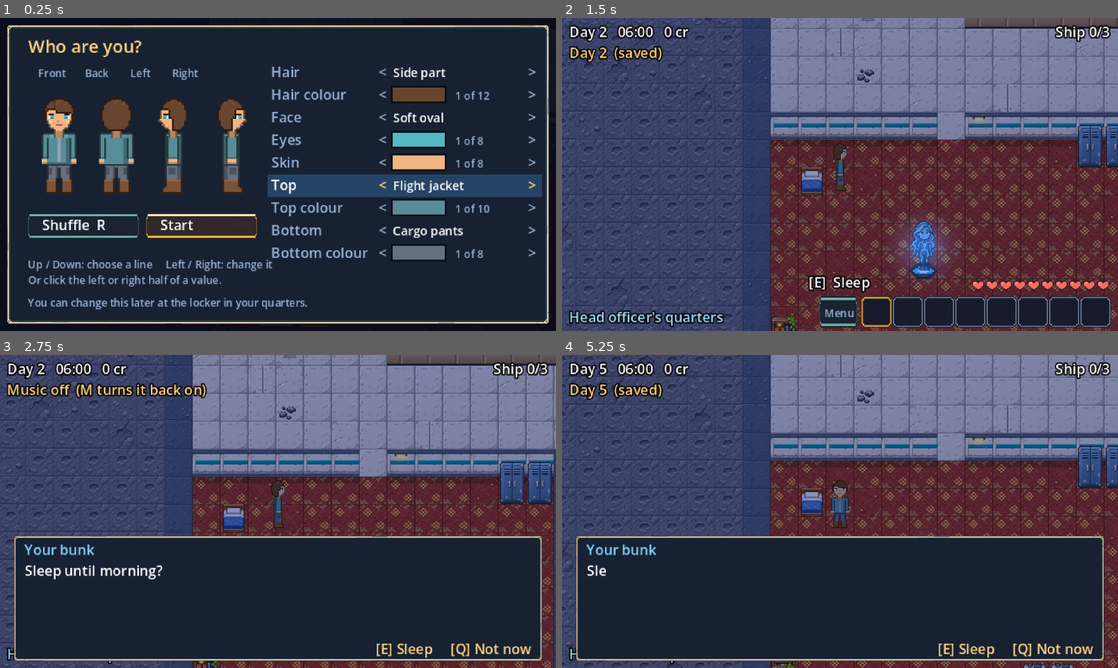
Above: before the commit, frames 1-4 (two rows, left to right).
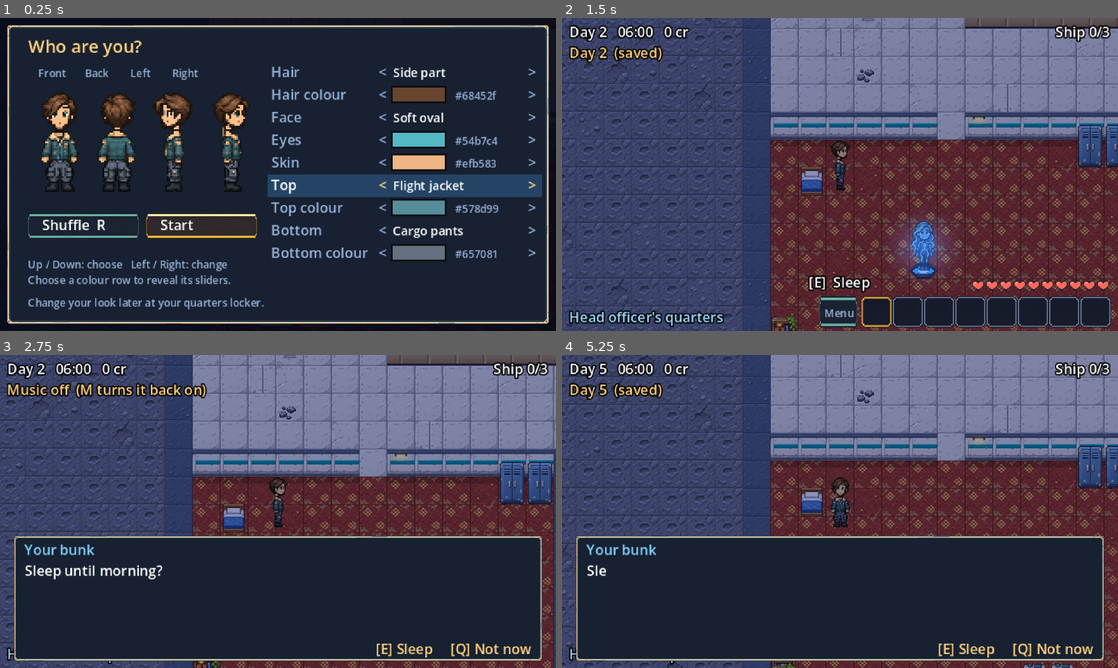
Above: after the commit, the same moments.

Repository: Antrisa/Project-Deneb
Game: Godot game, scene res://main.tscn
Same seed, same stepped clock (60 frames per second), same inputs: the game is played once before the commit and once after it. Sound files missing from this copy of the repository are replaced by a short silence.
Inputs (mouse positions are in pixels of both pictures, inside the frame that each line leads up to):
- Up to frame 1 (0.25 s): no input
- Up to frame 2 (1.5 s): tap Enter at 0.5 s; move the mouse to (962, 158) at 0.52 s; hold D (move_right) 0.53-1.25 s; hold Space (use) 0.53-1.25 s; click (962, 158) at 0.67 s; drag from (728, 190) to (812, 237) at 1.27 s
- Up to frame 3 (2.75 s): tap Space (use) at 2, 2.3 s; move the mouse to (333, 442) at 2.02 s; hold D (move_right) from 2.03 s (still down); hold M (music) from 2.03 s (still down); click (333, 442) at 2.17 s
- Up to frame 4 (5.25 s): release D (move_right) at 2.75 s; release M (music) at 2.75 s; tap Enter at 2.75 s; drag from (812, 574) to (673, 464) at 2.77 s; tap Space (use) at 3.5 s; move the mouse to (1006, 558) at 3.52 s; hold A (move_left) 3.53-4.25 s; hold Space (use) 3.53-4.25 s; tap R at 3.6 s; click (1006, 558) at 3.67 s; drag from (673, 464) to (756, 433) at 4.27 s; move the mouse to (867, 511) at 5.02 s; hold S (move_down) from 5.03 s (still down); hold Space (use) from 5.03 s (still down); tap F at 5.1 s; click (867, 511) at 5.17 s

The runs differ from the first frame. In frame 1, 7.2% of the frame differs, in the area x 5-90%, y 23-94%; in frame 2, 0.2%; in frame 3, 0.2%; in frame 4, 0.3%.

Commit message:
Player art v2: detailed layers with baked walk poses, colour sliders
- New player layers (128x1920: 3 poses per choice) with arm and leg movement
- player_maker.gd composites the baked poses; creator.gd gains hue,
  saturation and brightness sliders on colour lines
- Detailed fallback player.png; player art protected from the generator
- tests/player_art_test.gd checks layer pairings and colour controls
- Removed the placeholder layer generator (old layout)

Co-Authored-By: Claude Fable 5.2 <noreply@anthropic.com>
Claude-Session: https://claude.ai/code/session_013NFuzCtsXhGx4vnyseTSue

Diff:
--- a/scripts/creator.gd
+++ b/scripts/creator.gd
@@ -32,6 +32,11 @@
 var _sheet: Texture2D
 var _time := 0.0
 var _last_mouse := Vector2(-1, -1)
+var _color_drag := -1
+const COLOR_X := 38.0
+const COLOR_W := 108.0
+const COLOR_Y := 137.0
+const COLOR_H := 10.0
 
 
 func _ready() -> void:
@@ -46,6 +51,7 @@
 	look = maker.tidy(start_look)
 	first_time = is_first_time
 	row = 0
+	_color_drag = -1
 	open = true
 	_refresh()
 
@@ -58,7 +64,12 @@
 	_time += delta
 	if open:
 		var at: Vector2 = get_local_mouse_position()
-		if at != _last_mouse:
+		if _color_drag >= 0:
+			if Input.is_mouse_button_pressed(MOUSE_BUTTON_LEFT):
+				_set_color_axis(_color_drag, clampf((at.x - COLOR_X) / COLOR_W, 0.0, 1.0))
+			else:
+				_color_drag = -1
+		if at != _last_mouse and _color_drag < 0:
 			_last_mouse = at
 			var hit: int = _row_at(at)
 			if hit != -1:
@@ -89,6 +100,7 @@
 
 func _finish() -> void:
 	open = false
+	_color_drag = -1
 	world.sfx("quest", 1.2)
 	world.set_appearance(look)
 
@@ -123,6 +135,12 @@
 	if button != MOUSE_BUTTON_LEFT:
 		return
 	var at: Vector2 = get_local_mouse_position()
+	if _color_key() != "":
+		for axis in 3:
+			if Rect2(COLOR_X - 2, COLOR_Y + axis * COLOR_H - 2, COLOR_W + 4, 9).has_point(at):
+				_color_drag = axis
+				_set_color_axis(axis, clampf((at.x - COLOR_X) / COLOR_W, 0.0, 1.0))
+				return
 	if SHUFFLE.has_point(at):
 		_shuffle()
 	elif START.has_point(at):
@@ -204,11 +222,51 @@
 			var at: int = maxi(0, colours.find(look[key]))
 			draw_rect(Rect2(ROW_X + 70, y - 7, 30, 8), Color.html(look[key]))
 			draw_rect(Rect2(ROW_X + 69.5, y - 7.5, 31, 9), Color(0, 0, 0, 0.6), false, 1.0)
-			_txt(Vector2(ROW_X + 106, y), "%d of %d" % [at + 1, colours.size()], DIM, 6)
-
-	_txt(Vector2(16, 144), "Up / Down: choose a line     Left / Right: change it", DIM, 6)
-	_txt(Vector2(16, 153), "Or click the left or right half of a value.", DIM, 6)
-	if first_time:
-		_txt(Vector2(16, 166), "You can change this later at the locker in your quarters.", DIM, 6)
-	else:
-		_txt(Vector2(16, 166), "Enter or Esc when you're done.", DIM, 6)
+			_txt(Vector2(ROW_X + 106, y), str(look[key]), DIM, 6)
+
+	if _color_key() != "":
+		_draw_color_sliders()
+	else:
+		_txt(Vector2(16, 144), "Up / Down: choose   Left / Right: change", DIM, 6)
+		_txt(Vector2(16, 153), "Choose a colour row to reveal its sliders.", DIM, 6)
+		_txt(Vector2(16, 166), "Change your look later at your quarters locker.", DIM, 6)
+
+
+func _color_key() -> String:
+	var key: String = ROWS[row][0]
+	return key if MakerScript.PALETTES.has(key) else ""
+
+
+func _set_color_axis(axis: int, value: float) -> void:
+	var key: String = _color_key()
+	if key.is_empty():
+		return
+	var color: Color = Color.html(look[key])
+	var hsv := Vector3(color.h, color.s, color.v)
+	hsv[axis] = clampf(value, 0.0, 1.0)
+	var result: String = "#" + Color.from_hsv(hsv.x, hsv.y, hsv.z).to_html(false)
+	if result != look[key]:
+		look[key] = result
+		_refresh()
+
+
+func _draw_color_sliders() -> void:
+	var color: Color = Color.html(look[_color_key()])
+	var values := [color.h, color.s, color.v]
+	var labels := ["Hue", "Sat", "Light"]
+	for axis in 3:
+		var y: float = COLOR_Y + axis * COLOR_H
+		_txt(Vector2(16, y + 5), labels[axis], DIM, 6)
+		for x in int(COLOR_W):
+			var t: float = float(x) / (COLOR_W - 1.0)
+			var shade: Color
+			if axis == 0:
+				shade = Color.from_hsv(t, 0.8, 0.9)
+			elif axis == 1:
+				shade = Color.from_hsv(color.h, t, maxf(color.v, 0.3))
+			else:
+				shade = Color.from_hsv(color.h, color.s, t)
+			draw_rect(Rect2(COLOR_X + x, y, 1, 5), shade)
+		var knob: float = COLOR_X + values[axis] * (COLOR_W - 1)
+		draw_rect(Rect2(knob - 1, y - 1, 2, 7), Color.WHITE)
+	_txt(Vector2(16, 169), "Drag sliders. Arrows still cycle colour presets.", DIM, 6)
--- a/scripts/player_maker.gd
+++ b/scripts/player_maker.gd
@@ -2,7 +2,8 @@
 # Builds the player's walk sheet from layers: bottoms, tops, faces and hair, each recoloured.
 #
 # The layer files are in art/player/. Each is 4 directions across (down, up, left, right) and
-# 10 choices down, in 32x64 cells. Each has a "_mask" file saying which pixels take a colour:
+# 10 choices down, each with 3 pose rows (idle, step A, step B) in 32x64 cells.
+# Atlas size: 128x1920. Arm/leg articulation and waist overlap are baked into each layer. Each has a "_mask" file saying which pixels take a colour:
 # red = the layer's main colour (hair, top, bottom or skin), green = skin, blue = eyes.
 # This follows the same rules as the customizer tool that came with the art, so the two match.
 
@@ -33,17 +34,29 @@
 
 var _art := {}       # layer name -> Image
 var _mask := {}
+const ATLAS_SIZE := Vector2i(128, 1920)
+const CHOICE_HEIGHT := 192
 
 
 # Loads the layer pictures. Returns false if any are missing (the game then keeps art/player.png).
 func load_layers() -> bool:
+	var art := {}
+	var masks := {}
 	for k in LAYERS:
 		var art_path: String = "res://art/player/%s.png" % k
 		var mask_path: String = "res://art/player/%s_mask.png" % k
 		if not ResourceLoader.exists(art_path) or not ResourceLoader.exists(mask_path):
+			push_warning("Missing player layer: " + str(k))
 			return false
-		_art[k] = _image(art_path)
-		_mask[k] = _image(mask_path)
+		var img: Image = _image(art_path)
+		var mask: Image = _image(mask_path)
+		if img.get_size() != ATLAS_SIZE or mask.get_size() != ATLAS_SIZE:
+			push_warning("Player layers must be v2 animated 128x1920 atlases: " + str(k))
+			return false
+		art[k] = img
+		masks[k] = mask
+	_art = art
+	_mask = masks
 	return true
 
 
@@ -83,13 +96,13 @@
 	return out
 
 
-# One layer's chosen row (4 directions, 128x64), recoloured.
+# One choice's three baked poses (four directions, 128x192), recoloured.
 func _tinted(k: String, look: Dictionary) -> Image:
 	var choice: int = look[k]
 	var art_all: Image = _art[k]
 	var mask_all: Image = _mask[k]
-	var art: Image = art_all.get_region(Rect2i(0, choice * 64, 128, 64))
-	var mask: Image = mask_all.get_region(Rect2i(0, choice * 64, 128, 64))
+	var art: Image = art_all.get_region(Rect2i(0, choice * CHOICE_HEIGHT, 128, CHOICE_HEIGHT))
+	var mask: Image = mask_all.get_region(Rect2i(0, choice * CHOICE_HEIGHT, 128, CHOICE_HEIGHT))
 	var primary_key: String = PRIMARY[k]
 	var targets: Array = [Color.html(look[primary_key]), Color.html(look["skinColor"]), Color.html(look["eyeColor"])]
 	var px: PackedByteArray = art.get_data()
@@ -108,7 +121,7 @@
 			px[i + 1] = clampi(roundi(t.g8 * factor), 0, 255)
 			px[i + 2] = clampi(roundi(t.b8 * factor), 0, 255)
 		i += 4
-	return Image.create_from_data(128, 64, false, Image.FORMAT_RGBA8, px)
+	return Image.create_from_data(128, CHOICE_HEIGHT, false, Image.FORMAT_RGBA8, px)
 
 
 # Draws part of src onto dst, trimming anything that would fall outside dst.
@@ -127,33 +140,12 @@
 		dst.blend_rect(src, Rect2i(sx, sy, w, h), Vector2i(dx, dy))
 
 
-# The full walk sheet: 4 directions across, 3 rows (standing, step A, step B), 32x64 frames.
+# Composite the same baked frames used by the offline editor. No independent body shifts:
+# the shared waist overlap, shoulder pivots and hip pivots are already in the layers.
 func sheet(look_in: Dictionary) -> ImageTexture:
 	var look: Dictionary = tidy(look_in)
-	var strips := {}
+	var out: Image = Image.create_empty(128, 192, false, Image.FORMAT_RGBA8)
 	for k in LAYERS:
-		strips[k] = _tinted(k, look)
-	var out: Image = Image.create_empty(128, 192, false, Image.FORMAT_RGBA8)
-	for phase in 3:
-		for dir in 4:
-			var f: Image = Image.create_empty(32, 64, false, Image.FORMAT_RGBA8)
-			var sx: int = dir * 32
-			var bottoms: Image = strips["bottoms"]
-			if phase == 0:
-				_blend(f, bottoms, sx, 0, 32, 64, 0, 0)
-			else:
-				# Walking: the body above the shins stays put and the feet move.
-				_blend(f, bottoms, sx, 0, 32, 54, 0, 0)
-				if dir < 2:
-					_blend(f, bottoms, sx, 54, 16, 10, 0, 54 - (2 if phase == 1 else 0))
-					_blend(f, bottoms, sx + 16, 54, 16, 10, 16, 54 - (2 if phase == 2 else 0))
-				else:
-					var step: int = -2 if phase == 1 else 2
-					_blend(f, bottoms, sx, 54, 32, 10, step, 53)
-					_blend(f, bottoms, sx, 54, 32, 10, -step, 54)
-			var bob: int = -1 if phase > 0 else 0
-			for k in ["tops", "faces", "hair"]:
-				var layer: Image = strips[k]
-				_blend(f, layer, sx, 0, 32, 64, 0, bob)
-			out.blit_rect(f, Rect2i(0, 0, 32, 64), Vector2i(dir * 32, phase * 64))
+		var layer: Image = _tinted(k, look)
+		out.blend_rect(layer, Rect2i(0, 0, 128, 192), Vector2i.ZERO)
 	return ImageTexture.create_from_image(out)
--- /dev/null
+++ b/tests/player_art_test.gd
@@ -0,0 +1,97 @@
+extends SceneTree
+
+const Maker = preload("res://scripts/player_maker.gd")
+var failures: Array[String] = []
+
+func check(ok: bool, message: String) -> void:
+	if not ok:
+		failures.append(message)
+
+func _initialize() -> void:
+	var maker = Maker.new()
+	check(maker.load_layers(), "Animated layer atlases load")
+	if not failures.is_empty():
+		finish()
+		return
+	var baseline: Image = maker.sheet(maker.defaults()).get_image()
+	check(baseline.get_size() == Vector2i(128, 192), "Output size")
+	baseline.save_png("res://tests/godot_player.png")
+	# Every top/bottom pairing, all four directions and three poses: the waist has no air gap.
+	for top in 10:
+		for bottom in 10:
+			var look: Dictionary = maker.defaults()
+			look["tops"] = top
+			look["bottoms"] = bottom
+			var img: Image = maker.sheet(look).get_image()
+			for pose in 3:
+				for dir in 4:
+					for y in range(41, 47):
+						var occupied := false
+						for x in range(13, 19):
+							if img.get_pixel(dir * 32 + x, pose * 64 + y).a > 0.5:
+								occupied = true
+						check(occupied, "Waist gap: top %d bottom %d dir %d pose %d y %d" % [top, bottom, dir, pose, y])
+					for y in range(62, 64):
+						for x in 32:
+							check(img.get_pixel(dir * 32 + x, pose * 64 + y).a == 0.0, "Foot margin")
+	# All face/top pairs keep a connected neck and collar through body bobbing.
+	for face in 10:
+		for top in 10:
+			var look: Dictionary = maker.defaults()
+			look["faces"] = face
+			look["tops"] = top
+			var img: Image = maker.sheet(look).get_image()
+			for pose in 3:
+				for dir in 4:
+					for y in range(25, 31):
+						var occupied := false
+						for x in range(11, 22):
+							if img.get_pixel(dir * 32 + x, pose * 64 + y).a > 0.5:
+								occupied = true
+						check(occupied, "Neck gap: face %d top %d direction %d pose %d row %d" % [face, top, dir, pose, y])
+	# Every top visibly changes its arms between step A and B (not just a whole-body bob).
+	for top in 10:
+		var look: Dictionary = maker.defaults()
+		look["tops"] = top
+		var layer: Image = maker._tinted("tops", look)
+		for dir in 4:
+			var a: Image = layer.get_region(Rect2i(dir * 32, 64 + 31, 32, 18))
+			var b: Image = layer.get_region(Rect2i(dir * 32, 128 + 31, 32, 18))
+			check(a.get_data() != b.get_data(), "Arm phases identical: top %d direction %d" % [top, dir])
+	for bottom in 10:
+		var look: Dictionary = maker.defaults()
+		look["bottoms"] = bottom
+		var layer: Image = maker._tinted("bottoms", look)
+		for dir in 4:
+			check(layer.get_region(Rect2i(dir * 32, 64 + 47, 32, 15)).get_data() != layer.get_region(Rect2i(dir * 32, 128 + 47, 32, 15)).get_data(), "Leg phases identical: bottom %d direction %d" % [bottom, dir])
+	for key in Maker.PALETTES:
+		var look: Dictionary = maker.defaults()
+		look[key] = "#ef29c7"
+		check(maker.sheet(look).get_image().get_data() != baseline.get_data(), "Color control: " + str(key))
+	# Existing saved dictionaries need no migration; bad values stay bounded.
+	var old: Dictionary = maker.defaults()
+	check(maker.tidy(old) == old, "Existing appearance compatibility")
+	check(maker.tidy({"hair": 100})["hair"] == 9, "Choice clamping")
+	var creator = load("res://scripts/creator.gd").new()
+	creator.maker = maker
+	creator.look = maker.defaults()
+	creator.row = 1  # hair colour
+	creator._set_color_axis(0, 0.65)
+	creator._set_color_axis(1, 0.8)
+	creator._set_color_axis(2, 0.9)
+	var custom: Color = Color.html(creator.look["hairColor"])
+	check(absf(custom.h - 0.65) < 0.01, "Creator hue slider")
+	check(absf(custom.s - 0.8) < 0.01, "Creator saturation slider")
+	check(absf(custom.v - 0.9) < 0.01, "Creator lightness slider")
+	check(maker.tidy(creator.look)["hairColor"] == creator.look["hairColor"], "Custom colour survives save validation")
+	creator.free()
+	finish()
+
+func finish() -> void:
+	if failures.is_empty():
+		print("PASS: 100 clothing and 100 face/top pairs, waist/neck continuity, 40 arm and 40 leg cycles, HSV sliders, colors, dimensions and save compatibility")
+	else:
+		for message in failures.slice(0, 20):
+			push_error(message)
+		print("FAILURES: ", failures.size())
+	quit(0 if failures.is_empty() else 1)
Not shown, changed: art/hand_edited.txt
Binary file changed: art/player.png
Binary file changed: art/player/bottoms.png
Binary file changed: art/player/bottoms_mask.png
Binary file changed: art/player/faces.png
Binary file changed: art/player/faces_mask.png
Binary file changed: art/player/hair.png
Binary file changed: art/player/hair_mask.png
Binary file changed: art/player/tops.png
Binary file changed: art/player/tops_mask.png
